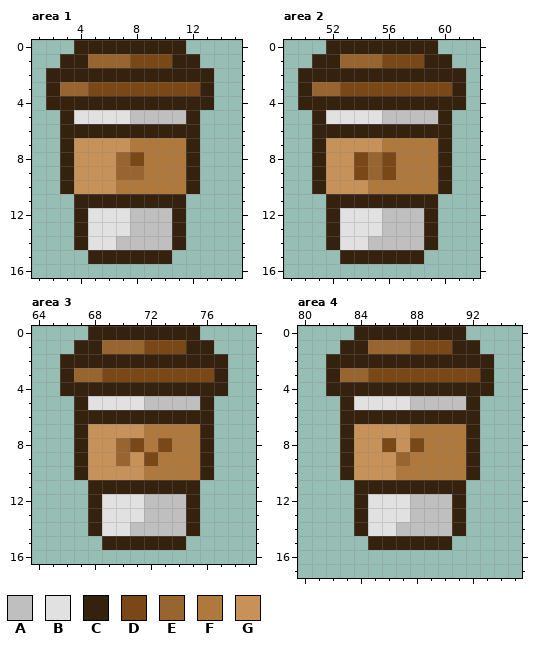
Two versions of one pixel-art file, src/Sprites_16.aseprite. The first picture shows the starting point.
320x320 pixels, 1 frame. Colours within 5 levels of each other are drawn and written as one. Shown: area 1: x 1..15, y 0..16; area 2: x 49..62, y 0..16; area 3: x 64..79, y 0..16; area 4: x 80..95, y 0..17. The commit also changed other parts of the picture, which this record leaves out.
Palette (. is transparent): A #bfbfbf  B #e1e1e1  C #34210e  D #794816  E #98642f  F #af783d  G #c6925a
Pixels before, area 1, first column x 2:
 0 ..CCCCCCCC..
 1 .CCEEEDDDCC.
 2 CCCCCCCCCCCC
 3 CEEDDDDDDDDC
 4 CCCCCCCCCCCC
 5 .CBBBBAAAAC.
 6 .CCCCCCCCCC.
 7 .CGGGGFFFFC.
 8 .CGGGEDFFFC.
 9 .CGGGEEFFFC.
10 .CGGGFFFFFC.
11 ..CCCCCCCC..
12 ..CBBBAAAC..
13 ..CBBBAAAC..
14 ..CBBAAAAC..
15 ...CCCCCC...
Pixels before, area 2, first column x 50:
 0 ..CCCCCCCC..
 1 .CCEEEDDDCC.
 2 CCCCCCCCCCCC
 3 CEEDDDDDDDDC
 4 CCCCCCCCCCCC
 5 .CBBBBAAAAC.
 6 .CCCCCCCCCC.
 7 .CGGGGFFFFC.
 8 .CGGDEDFFFC.
 9 .CGGDEDFFFC.
10 .CGGGFFFFFC.
11 ..CCCCCCCC..
12 ..CBBBAAAC..
13 ..CBBBAAAC..
14 ..CBBAAAAC..
15 ...CCCCCC...
Pixels before, area 3, first column x 66:
 0 ..CCCCCCCC..
 1 .CCEEEDDDCC.
 2 CCCCCCCCCCCC
 3 CEEDDDDDDDDC
 4 CCCCCCCCCCCC
 5 .CBBBBAAAAC.
 6 .CCCCCCCCCC.
 7 .CGGGGFFFFC.
 8 .CGGEDFDFFC.
 9 .CGGEGDFFFC.
10 .CGGGGFFFFC.
11 ..CCCCCCCC..
12 ..CBBBAAAC..
13 ..CBBBAAAC..
14 ..CBBAAAAC..
15 ...CCCCCC...
Pixels before, area 4, first column x 82:
 0 ..CCCCCCCC..
 1 .CCEEEDDDCC.
 2 CCCCCCCCCCCC
 3 CEEDDDDDDDDC
 4 CCCCCCCCCCCC
 5 .CBBBBAAAAC.
 6 .CCCCCCCCCC.
 7 .CGGGGFFFFC.
 8 .CGGDGDFFFC.
 9 .CGGGEFFFFC.
10 .CGGGFFFFFC.
11 ..CCCCCCCC..
12 ..CBBBAAAC..
13 ..CBBBAAAC..
14 ..CBBAAAAC..
15 ...CCCCCC...
After the commit:
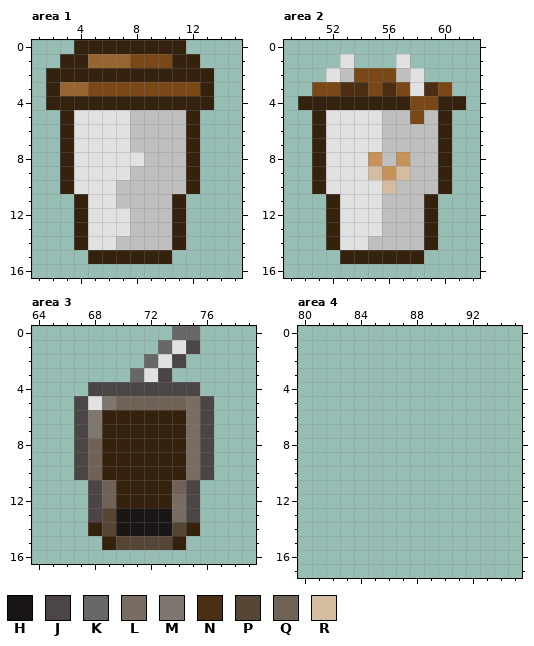
Colours new in this view: H #1a1615  J #4c4545  K #676767  L #796d62  M #7f766e  N #4c2f12  P #554535  Q #706356  R #d5bca1
Edits made:
Changed rows in their new state; - is an unchanged pixel.
Area 1:
first column x 4:
 6 BBBBAAAA
 7 BBBBAAAA
 8 BBBBBAAA
 9 BBBBAAAA
10 BBBAAAAA
11 -BBAAAA-
Area 2:
first column x 50:
 0 --........--
 1 -..B...B...-
 2 ..BADDDAB...
 3 .DDNN-N-BN-.
 4 --------DD--
 5 --------D---
 6 --BBBBAAAA--
 7 --BBBBAAAA--
 8 --BBBGAGAA--
 9 --BBBRGRAA--
10 --BBBBRAAA--
11 ---BBBAAA---
Area 3:
first column x 66:
 0 --......KK--
 1 -......KBJ.-
 2 ......KBJ...
 3 .....KBJ....
 4 ..JJJJJJJJ..
 5 -J-MQQQQQLJ-
 6 -JM------LJ-
 7 -JMCCCCCCLJ-
 8 -JQCCCCCCLJ-
 9 -JQCCCCCCLJ-
10 -JQCCCCCCLJ-
11 --JQ----QJ--
12 --JQCCCCLJ--
13 --JPHHHHLJ--
14 ---PHHHHP---
15 ----PPPP----
Area 4:
first column x 82:
 0 --........--
 1 -..........-
 2 ............
 3 ............
 4 ............
 5 -..........-
 6 -..........-
 7 -..........-
 8 -..........-
 9 -..........-
10 -..........-
11 --........--
12 --........--
13 --........--
14 --........--
15 ---......---
